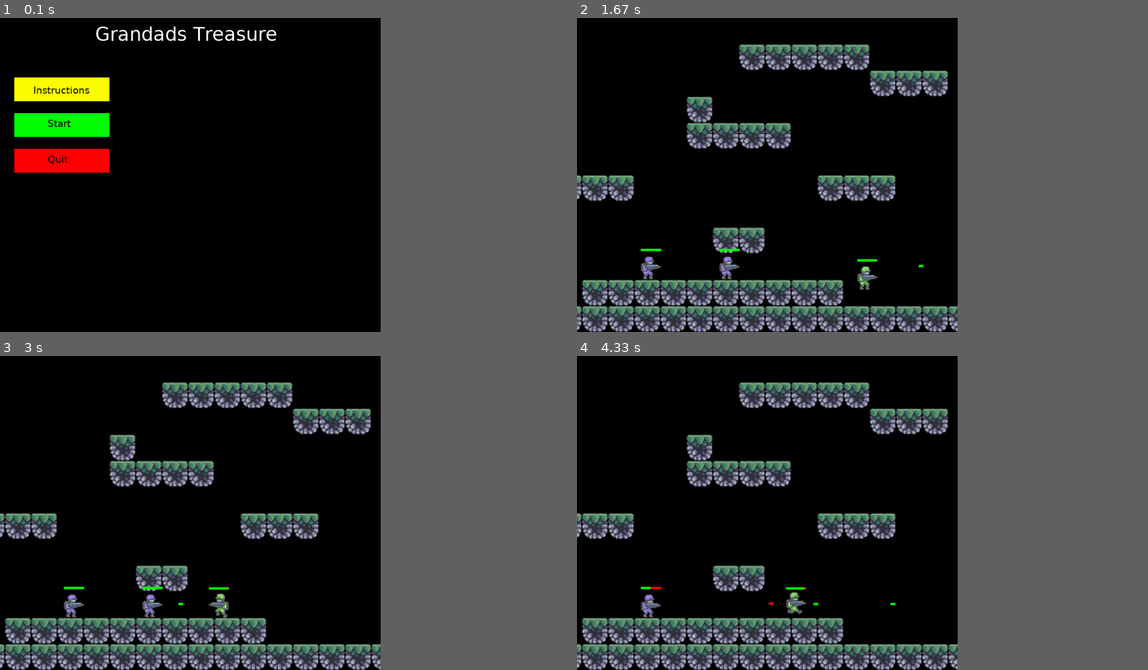
Above: before the commit, frames 1-4 (two rows, left to right).
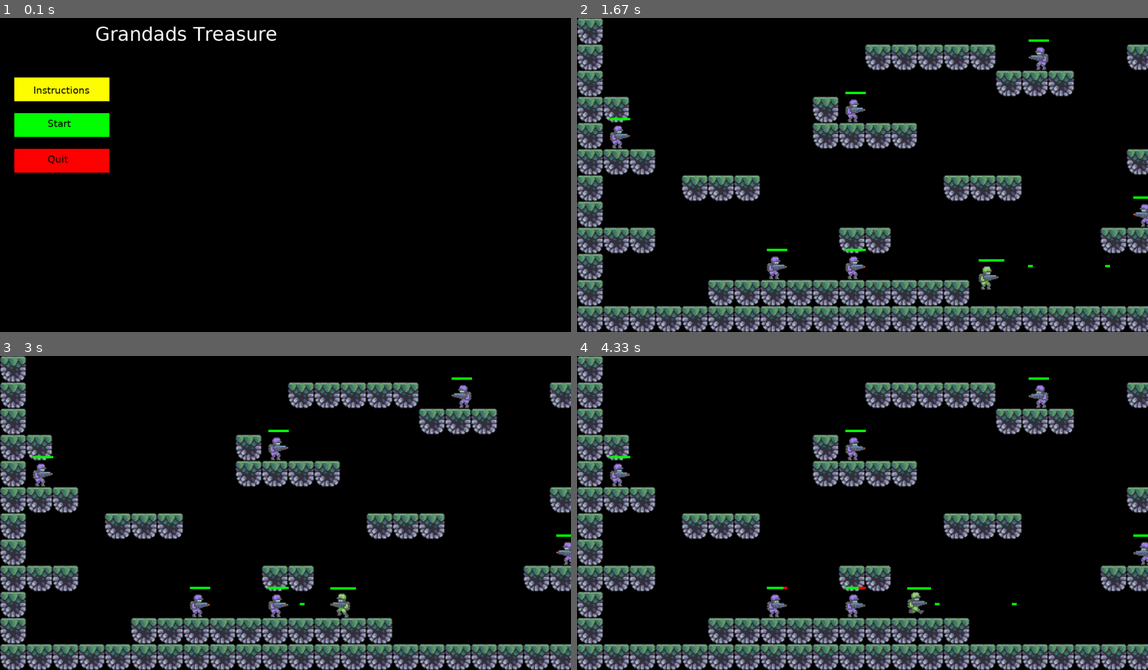
Above: after the commit, the same moments.

Repository: TheoTheobald/PyGame_Group_Project
Game: pygame game, started from theo_first_test/main.py
The game is run twice, just before and just after one commit, with the same random seed, the same clock (stepped at 60 frames per second) and the same inputs.
Inputs (mouse positions are in pixels of both pictures, inside the frame that each line leads up to):
- Up to frame 1 (0.1 s): no input
- Up to frame 2 (1.67 s): click "Start" at 0.38 s; hold W 0.67-1.13 s; hold Right 0.67-1.13 s; move the mouse to (868, 193) at 0.7 s; hold D 1.17-1.63 s; tap Space at 1.23, 1.53 s
- Up to frame 3 (3 s): hold Up 1.67-1.97 s; tap Space at 1.73, 2.07, 2.37, 2.57, 2.87 s; hold W 2-2.47 s; hold Left from 2.5 s (still down)
- Up to frame 4 (4.33 s): release Left at 3.03 s; hold A 3.07-3.47 s; tap Space at 3.13, 3.43, 3.57, 3.97, 4.27 s; hold Up 3.5-3.87 s; hold D from 3.9 s (still down)
The window is 600x495 before the commit and 900x495 after it. Grey fills any space a smaller window leaves; there, only what the larger window draws over its background counts as a difference.

The runs differ from the first frame. In frame 1, only the window size differs. In frame 2, 33% of the frame differs, in the area x 0-100%, y 0-100%; in frame 3, 33%; in frame 4, 33%.

Commit message:
Healthpacks/Bars
Added items, first being a healthpack.
Fixed healthbar display to given width

Diff:
--- /dev/null
+++ b/theo_first_test/items.py
@@ -0,0 +1,23 @@
+# -*- coding: utf-8 -*-
+"""
+Created on Mon Dec  6 23:57:10 2021
+
+Items
+
+@author: theot
+"""
+
+import pygame
+
+class Item(pygame.sprite.Sprite):
+    def __init__(self, pos):
+        pass
+
+class Healthpack(pygame.sprite.Sprite):
+    def __init__(self, pos):
+        pygame.sprite.Sprite.__init__(self)
+        self.className = 'healthpack'
+        self.pos = pos
+        self.image = pygame.image.load("images/items/healthpack.png")
+        self.rect = self.image.get_rect(topleft = self.pos)
+        self.healthRestored = 150
--- a/theo_first_test/level.py
+++ b/theo_first_test/level.py
@@ -10,6 +10,7 @@
 from tiles import Tile
 from settings import tileSize, scrnW
 from player import Player, Enemy
+from items import Healthpack
 
 class Level:
     def __init__(self, levelLayout, scrn):
@@ -24,6 +25,7 @@
         self.tiles = pygame.sprite.Group()
         self.player = pygame.sprite.GroupSingle()
         self.enemies = pygame.sprite.Group()
+        self.items = pygame.sprite.Group()
 
         for rowIndex, row in enumerate(layout):
             for colIndex, cell in enumerate(row):
@@ -38,6 +40,9 @@
                 elif cell == 'E':
                     enemy = Enemy(((x + tileSize/4), y))
                     self.enemies.add(enemy)
+                elif cell == 'H':
+                    healthpack = Healthpack(((x + tileSize/5), y + 20))
+                    self.items.add(healthpack)
 
     def scroll(self):
         player = self.player.sprite
@@ -95,7 +100,14 @@
                     bullet.kill()
                     enemy.health -= 10
 
+    def pickupItem(self):
+        player = self.player.sprite
 
+        for item in self.items.sprites():
+            if item.rect.colliderect(player.rect):
+                if item.className == 'healthpack':
+                    player.health += item.healthRestored
+                    item.kill()
 
     def checkPlayerPos(self):
         player = self.player.sprite
@@ -126,6 +138,8 @@
         self.tiles.update(self.scrollSpeed)
         self.tiles.draw(self.display)
         self.scroll()
+        self.items.draw(self.display)
+        self.pickupItem()
 
         # Player stuff
         self.player.update()
--- a/theo_first_test/player.py
+++ b/theo_first_test/player.py
@@ -9,6 +9,7 @@
 
 import pygame, os
 from projectile import Projectile
+from settings import *
 
 class Character(pygame.sprite.Sprite):
     def __init__(self, pos):
@@ -54,7 +55,7 @@
 
         self.image = self.animations[self.facing][self.stance][self.frameIndex]
         self.rect = self.image.get_rect(topleft = pos)
-        self.bulletColour = pygame.Color(255, 0, 0)
+        self.bulletColour = RED
 
     def animatePlayer(self):
         timeGap = 100 # Time waited before resetting image
@@ -101,8 +102,8 @@
             self.stance = 3
 
     def healthBar(self, scrn):
-        pygame.draw.rect(scrn, (255, 0, 0), (self.rect.x, self.rect.y - 10, 43, 5))
-        pygame.draw.rect(scrn, (0, 255, 0), (self.rect.x, self.rect.y - 10, (43 * (self.health/self.totalHealth)), 5))
+        pygame.draw.rect(scrn, RED, (self.rect.x, self.rect.y - 10, 43, 5))
+        pygame.draw.rect(scrn, GREEN, (self.rect.x, self.rect.y - 10, (43 * (self.health/self.totalHealth)), 5))
 
 
     def update(self):
@@ -146,32 +147,32 @@
 
         self.image = self.animations[self.facing][self.stance][self.frameIndex]
         self.rect = self.image.get_rect(topleft = pos)
-        self.bulletColour = pygame.Color(0, 255, 0)
+        self.bulletColour = GREEN
 
     def getInput(self):
         keys = pygame.key.get_pressed()
+        if not self.dead:
+            if keys[pygame.K_RIGHT] or keys[pygame.K_d]:
+                self.direction.x = 1
+                self.facing = 0
+                if self.direction.y == 0:
+                    self.stance = 1
+            elif keys[pygame.K_LEFT] or keys[pygame.K_a]:
+                self.direction.x = -1
+                self.facing = 1
+                if self.direction.y == 0:
+                    self.stance = 1
+            else:
+                self.direction.x = 0
+                self.stance = 0
 
-        if keys[pygame.K_RIGHT] or keys[pygame.K_d]:
-            self.direction.x = 1
-            self.facing = 0
-            if self.direction.y == 0:
-                self.stance = 1
-        elif keys[pygame.K_LEFT] or keys[pygame.K_a]:
-            self.direction.x = -1
-            self.facing = 1
-            if self.direction.y == 0:
-                self.stance = 1
-        else:
-            self.direction.x = 0
-            self.stance = 0
+            if (keys[pygame.K_UP] or keys[pygame.K_w]) and self.direction.y == 0:
+                self.jump()
 
-        if (keys[pygame.K_UP] or keys[pygame.K_w]) and self.direction.y == 0:
-            self.jump()
-
-        if keys[pygame.K_SPACE] and self.canShoot:
-            self.shooting = True
-            self.timeLastShot = pygame.time.get_ticks()
-        else: self.shooting = False
+            if keys[pygame.K_SPACE] and self.canShoot:
+                self.shooting = True
+                self.timeLastShot = pygame.time.get_ticks()
+            else: self.shooting = False
 
     def update(self):
         Character.update(self)
@@ -181,8 +182,8 @@
 class Enemy(Character):
     def __init__(self, pos):
         Character.__init__(self, pos)
-        self.totalHealth = 20
-        self.health = 20
+        self.totalHealth = 60
+        self.health = 60
         self.className = 'enemy'
 
     def update(self, xShift):
--- a/theo_first_test/settings.py
+++ b/theo_first_test/settings.py
@@ -7,21 +7,43 @@
 @author: theot
 """
 
+import pygame
+
 levelLayout = [
     'X_______________________________X',
-    'X__________XXXXX_____XXXX_______X',
+    'X__________XXXXX_E___XXXX_____E_X',
     'X_______________XXX_____XXX___X_X',
-    'XX_______X_____________________XX',
-    'X________XXXX_________XXX_______X',
+    'XX_______XE____________E_______XX',
+    'XE_______XXXX_________XXX_______X',
     'XXX__________________X______XX__X',
     'X___XXX_______XXX______________XX',
-    'X_________P___________XXXX______X',
+    'X_________P__________EXXXX______X',
     'XXX_______XX________XX_______XX_X',
-    'X______E__E________________XXXX_X',
-    'X____XXXXXXXXXX_______X_________X',
+    'X______E__E___H____________XXXX_X',
+    'X____XXXXXXXXXX_______X________EX',
     'XXXXXXXXXXXXXXXXXXXXXXXXXXXXXXXXX',]
 
+# levelLayout = [
+#     'X_______________________________X',
+#     'X_______________________________X',
+#     'X_______________________________X',
+#     'X_______________________________X',
+#     'X_______________________________X',
+#     'X_____P_______________________B_X',
+#     'X___XXXXX_________E_________XXXXX',
+#     'X______________XXXXX____________X',
+#     'X___________E___________________X',
+#     'X_________XXXXX_________________X',
+#     'X_____E_________E___________E___X',
+#     'XXXXXXXXXXXXXXXXXXXXXXXXXXXXXXXXX',]
+
+# Measurements
 
 tileSize = 55
-scrnW = 800
+scrnW = 1200
 scrnH = tileSize * len(levelLayout)
+
+# Colours
+GREEN = pygame.Color(0, 255, 0)
+RED = pygame.Color(255, 0, 0)
+GREEN = pygame.Color(0, 255, 0)
Binary file added: theo_first_test/images/enemy/Death/10.png
Binary file added: theo_first_test/images/enemy/Death/11.png
Binary file added: theo_first_test/images/enemy/Death/8.png
Binary file added: theo_first_test/images/enemy/Death/9.png
Binary file added: theo_first_test/images/items/healthpack.png
